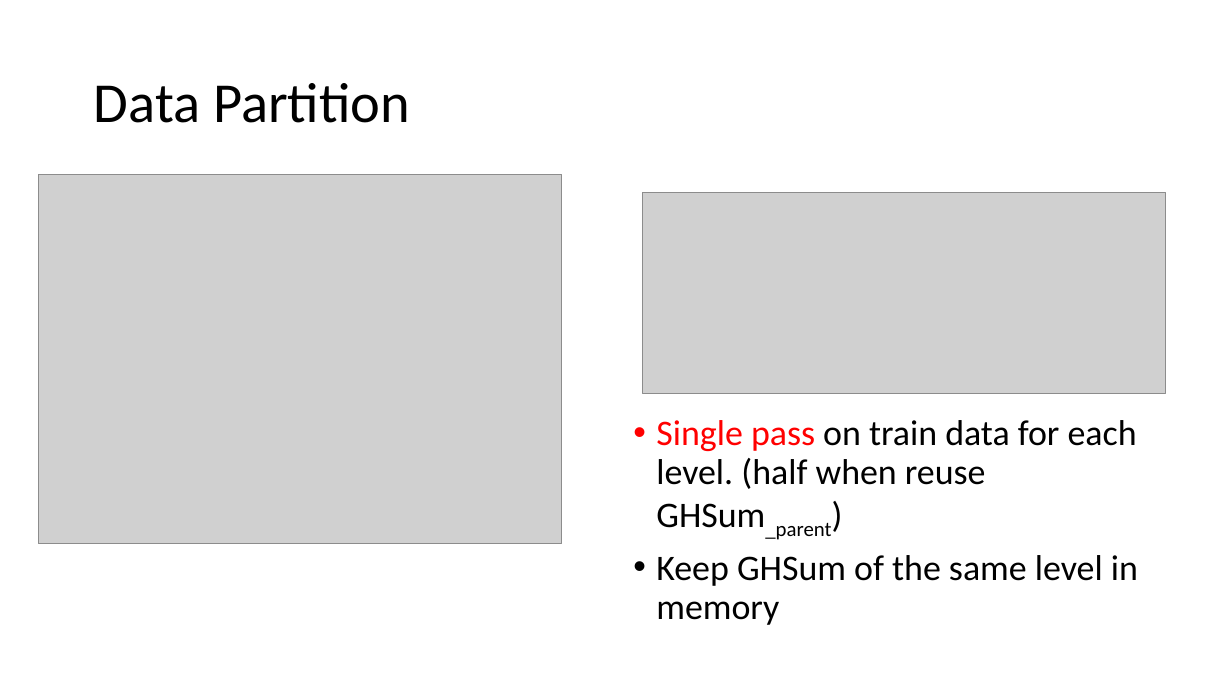
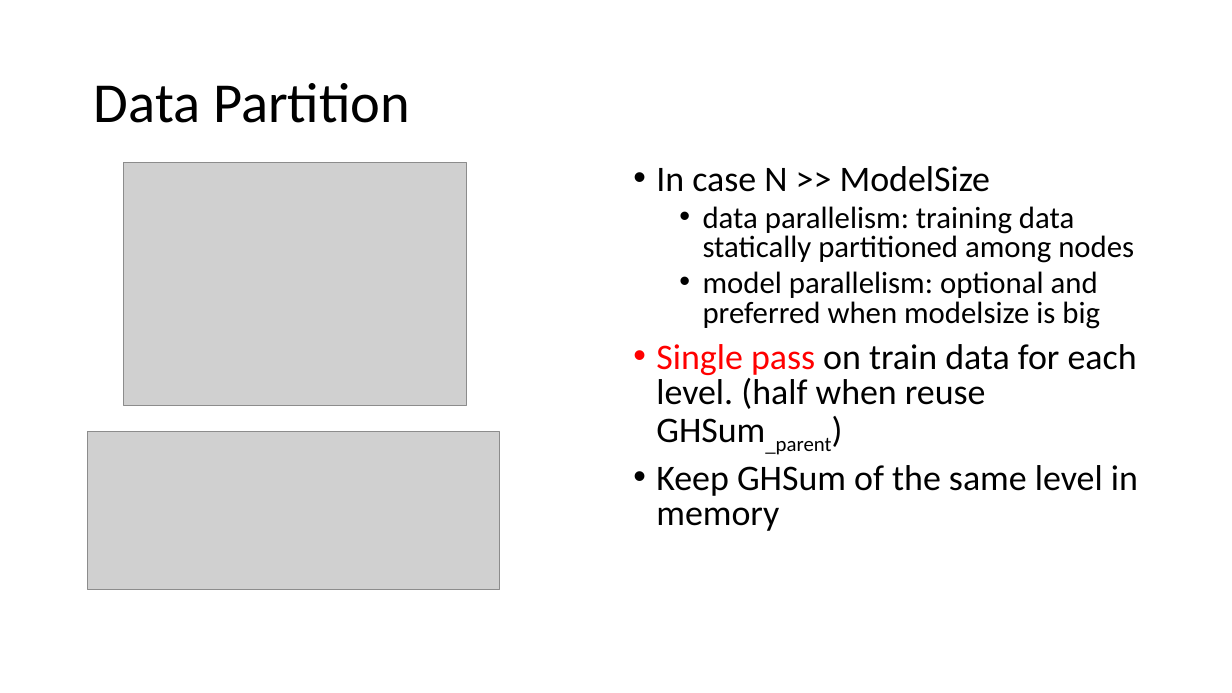
Before and after one commit to DSC-SPIDAL/harp, a slide deck: slide 4 of doc/meeting/0905-ModelRotation/Design of Parallel.pptx (slide 2 before the commit). Drawn at 1232x693 pixels with LibreOffice and Linux fonts; fonts in the diff are those of the drawing; grey boxes stand for pictures. Boxes give left, top, right and bottom in pixels: in the first picture for what was removed or moved away, otherwise in the second. Text is boxed around its words. In the diff, an @@ line names an element or a change of style, - is before the commit and + after.

```diff
--- a/doc/meeting/0905-ModelRotation/Design of Parallel.pptx
+++ b/doc/meeting/0905-ModelRotation/Design of Parallel.pptx
@@ picture: place and size @@
-picture at [38, 174, 562, 543]
+picture at [123, 163, 467, 406]
@@ text "In case N >> ModelSize": place and size @@
-text "In case N >> ModelSize" at [656, 420, 1138, 625]
+text "In case N >> ModelSize" at [656, 166, 1138, 531]
@@ text at [656, 166, 1134, 329]: paragraphs added @@
+• In case N >> ModelSize
+  • data parallelism: training data statically partitioned among nodes
+  • model parallelism: optional and preferred when modelsize is big
@@ text at [656, 344, 1138, 531]: line spacing 0.9 to 0.8 @@
@@ picture: place and size @@
-picture at [642, 192, 1166, 393]
+picture at [88, 432, 499, 590]
```
Also in this commit, not shown: 5 slides added, 1 slide removed, 1 other file.
